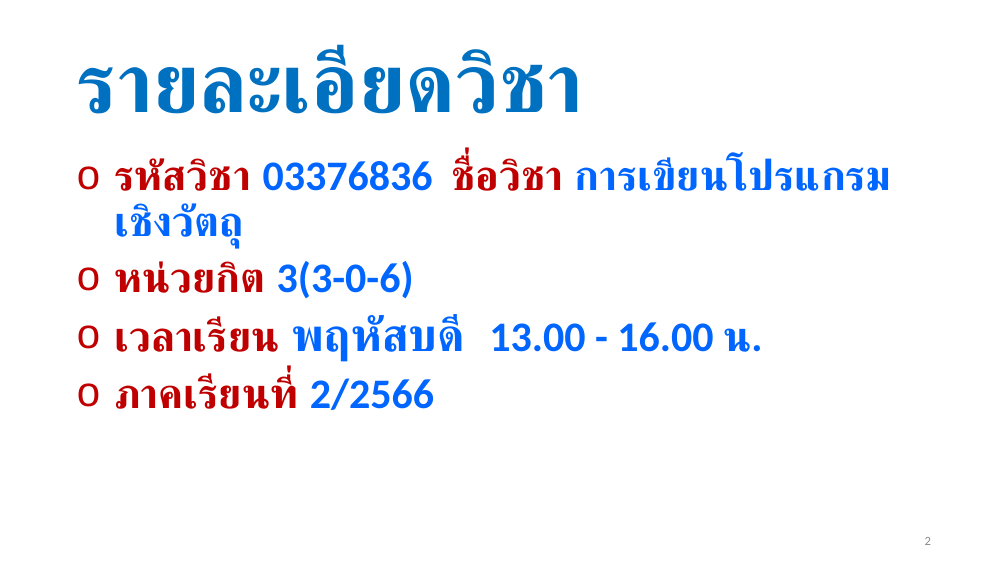
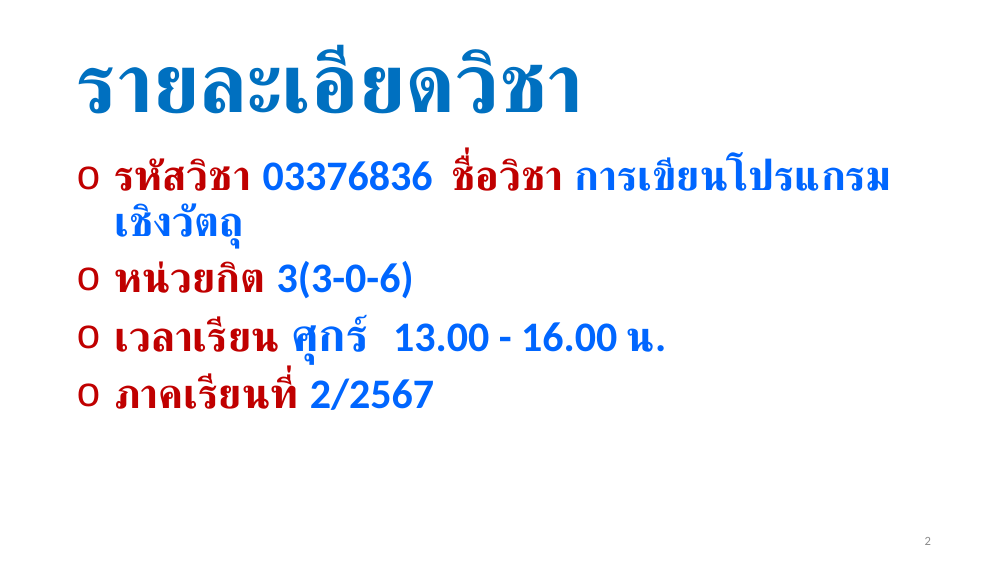
Before and after one commit to OOP-2567/Class_Documents, a slide deck: slide 2 of Session_00/Week-00-Introduction-to-OOP.pptx. Drawn at 1008x567 pixels with LibreOffice and Linux fonts; fonts in the diff are those of the drawing. Boxes give left, top, right and bottom in pixels: in the first picture for what was removed or moved away, otherwise in the second. Text is boxed around its words. In the diff, an @@ line names an element or a change of style, - is before the commit and + after.

```diff
--- a/Session_00/Week-00-Introduction-to-OOP.pptx
+++ b/Session_00/Week-00-Introduction-to-OOP.pptx
@@ text at bbox=[114, 315, 666, 410]: text changed @@
-o เวลาเรียน พฤหัสบดี 13.00 - 16.00 น.
-o ภาคเรียนที่ 2/2566
+o เวลาเรียน ศุกร์ 13.00 - 16.00 น.
+o ภาคเรียนที่ 2/2567
```
Also in this commit, not shown: 1 other file.
